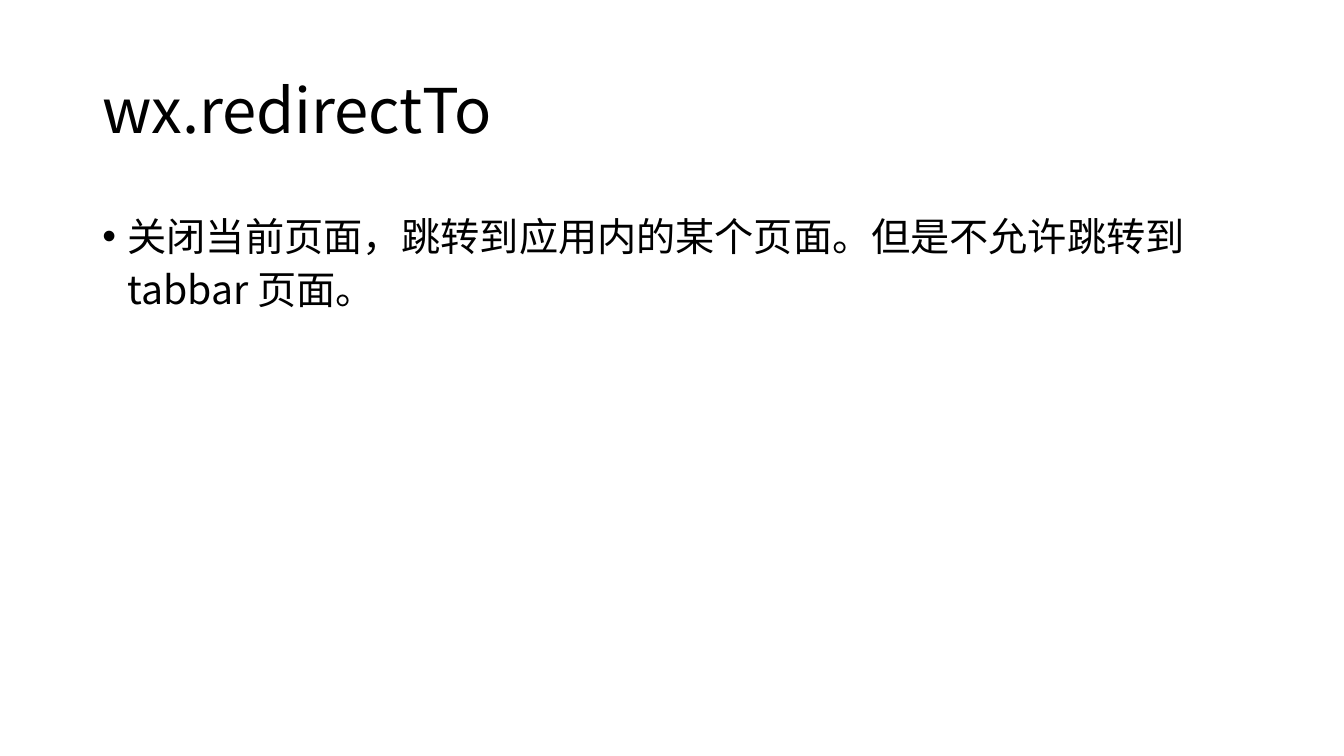
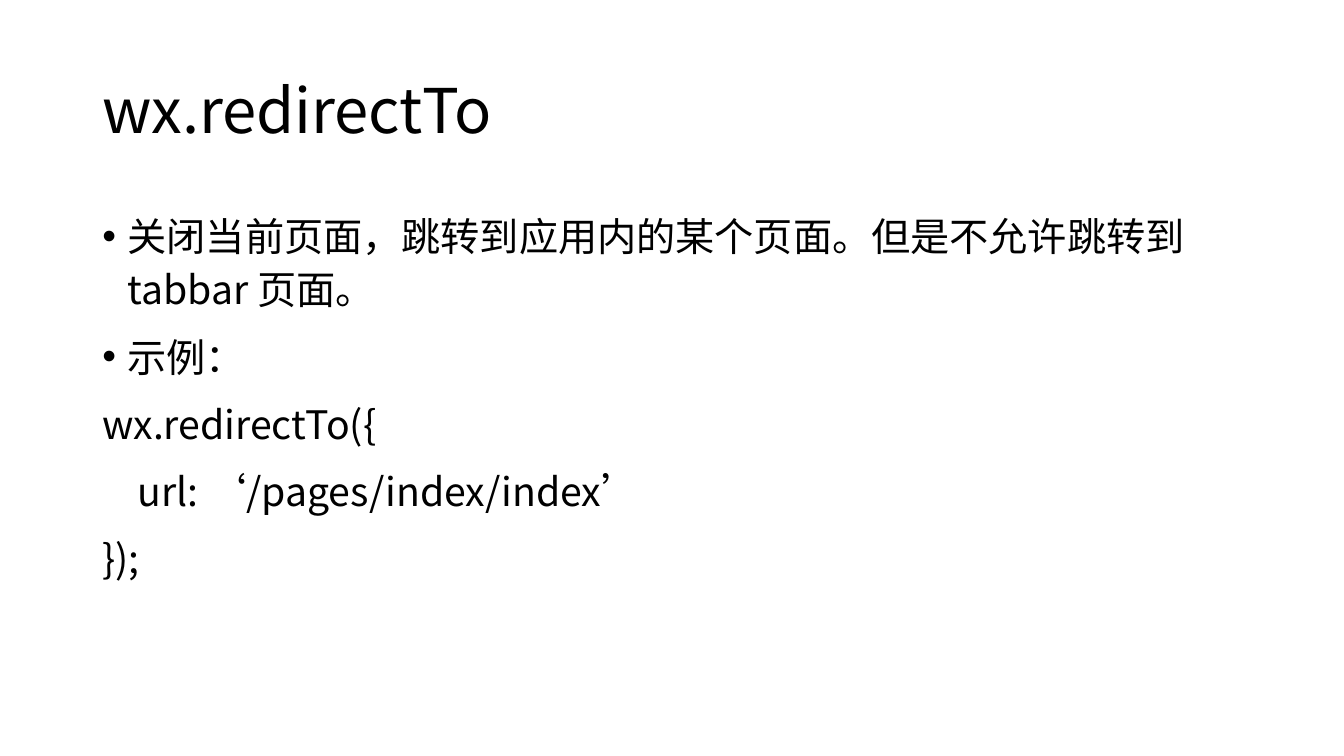
Before and after one commit to edu2act/course-wechat-and-miniprogram, a slide deck: slide 5 of materials/ch02/ch02_6-路由.pptx. Drawn at 1344x756 pixels with LibreOffice and Linux fonts; fonts in the diff are those of the drawing. Boxes give left, top, right and bottom in pixels: in the first picture for what was removed or moved away, otherwise in the second. Text is boxed around its words. In the diff, an @@ line names an element or a change of style, - is before the commit and + after.

```diff
--- a/materials/ch02/ch02_6-路由.pptx
+++ b/materials/ch02/ch02_6-路由.pptx
@@ text at (102,339,640,516): paragraphs added @@
+• 示例：
+wx.redirectTo({
+url: ‘/pages/index/index’
+});
```
Also in this commit, not shown: 3 other slides changed, 8 other files.
